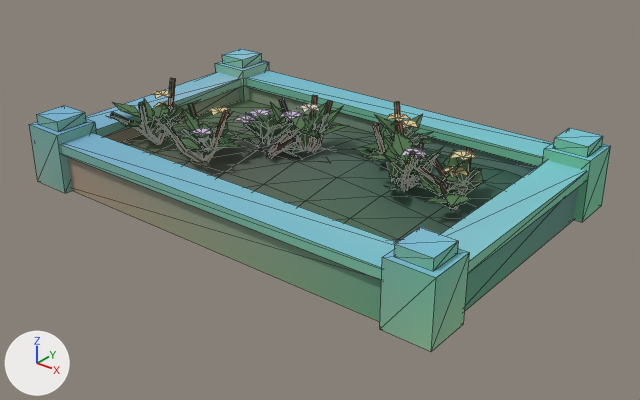
The glTF model assets/kit/garden_bed.glb: old version first, new version second.
Both versions are drawn from a camera (50 mm lens) standing at (2.44, -2.98, 1.83) and looking at (0.09, -0.05, 0.01). The lights are fixed; the arrows at lower left show +X, +Y and +Z. The older version comes first. Mesh edges are drawn as thin lines. Vertices at exactly the same position are counted once.

The scene before the commit, as lines of its bpy script (objects in view):
```python
me_bed_coping = bpy.data.meshes.new('bed_coping')
me_bed_coping.from_pydata(...)  # 88 vertices, 144 faces; spans x -1.14..1.14, y -0.74..0.74, z 0.0..0.35
me_bed_coping.materials.append(mat_m_stone_trim)
me_bed_soil = bpy.data.meshes.new('bed_soil')
me_bed_soil.from_pydata(...)  # 54 vertices, 80 faces; spans x -0.96..0.96, y -0.56..0.56, z 0.11..0.2
me_bed_soil.materials.append(mat_m_wood)
me_growth = bpy.data.meshes.new('growth')
me_growth.from_pydata(...)  # 616 vertices, 336 faces; spans x -1.06..0.9, y -0.47..0.44, z 0.16..0.42
me_growth.materials.append(mat_m_foliage)
me_stem_6_1 = bpy.data.meshes.new('stem_6_1')
me_stem_6_1.from_pydata(...)  # 18 vertices, 32 faces; spans x 0.567..0.77, y 0.015..0.065, z 0.13..0.293
me_stem_6_1.materials.append(mat_m_wood)
me_stem_6_2 = bpy.data.meshes.new('stem_6_2')
me_stem_6_2.from_pydata(...)  # 18 vertices, 32 faces; spans x 0.578..0.771, y 0.016..0.127, z 0.131..0.314
me_stem_6_2.materials.append(mat_m_wood)
ob_bed_coping = bpy.data.objects.new('bed_coping', me_bed_coping)
ob_bed_coping.location = (0.0, 0.0, 0.0)
ob_bed_soil = bpy.data.objects.new('bed_soil', me_bed_soil)
ob_bed_soil.location = (0.0, 0.0, 0.0)
ob_growth = bpy.data.objects.new('growth', me_growth)
ob_growth.location = (0.0, 0.0, 0.0)
ob_stem_6_1 = bpy.data.objects.new('stem_6_1', me_stem_6_1)
ob_stem_6_1.location = (0.0, 0.0, 0.0)
ob_stem_6_2 = bpy.data.objects.new('stem_6_2', me_stem_6_2)
ob_stem_6_2.location = (0.0, 0.0, 0.0)
# also in view: 'bed_curb' at (0.0, 0.0, 0.1)
```
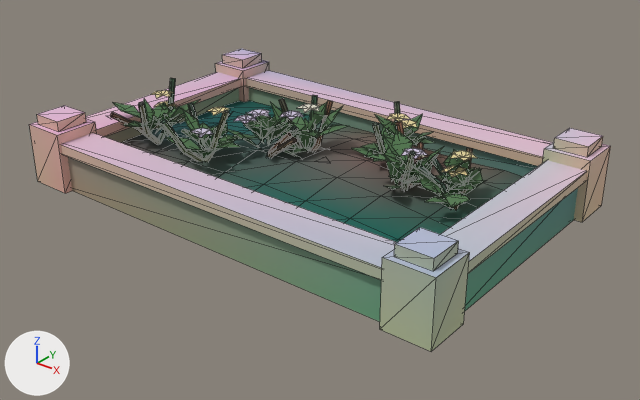
Pixel boxes [x1, y1, x2, y2] of what changed, in the pictures (640 x 400 px):
```json
{"part": 1, "of": "me_bed_coping", "change": "recoloured", "before": [29, 49, 611, 351], "after": [29, 49, 611, 351]}
{"part": 2, "of": "me_bed_soil", "change": "recoloured", "before": [123, 101, 512, 242], "after": [123, 101, 512, 242]}
{"part": 3, "of": "me_bed_soil", "change": "recoloured", "before": [121, 126, 523, 201], "after": [121, 126, 523, 201]}
{"part": 4, "of": "me_stem_6_1", "change": "recoloured", "before": [417, 168, 445, 194], "after": [417, 168, 445, 194]}
{"part": 5, "of": "me_stem_6_1", "change": "recoloured", "before": [419, 165, 444, 185], "after": [419, 165, 444, 185]}
{"part": 6, "of": "me_stem_6_2", "change": "recoloured", "before": [431, 159, 449, 191], "after": [431, 159, 449, 191]}
{"part": 7, "of": "me_stem_6_2", "change": "recoloured", "before": [432, 156, 446, 174], "after": [432, 156, 446, 174]}
```

Scene script edits in JSON lines:
```json
{"block": "me_bed_coping", "where": "me_bed_coping.from_pydata(...)  # 88 vertices, 144 faces; spans x -1.14..1.14, y -0.74..0.74, z 0.0..0.35"}
{"block": "me_bed_coping", "where": "# used by ob_bed_coping; location = (0.0, 0.0, 0.0)"}
{"block": "me_bed_coping", "change": "me_bed_coping part 1: 144 faces centred in x -1.14..1.14, y -0.74..0.74, z 0.0..0.35 are repainted in the vertex colours, in many colours"}
{"block": "me_bed_soil", "where": "me_bed_soil.from_pydata(...)  # 54 vertices, 80 faces; spans x -0.96..0.96, y -0.56..0.56, z 0.11..0.2"}
{"block": "me_bed_soil", "where": "# used by ob_bed_soil; location = (0.0, 0.0, 0.0)"}
{"block": "me_bed_soil", "change": "me_bed_soil part 2: 41 faces centred in x -0.88..0.88, y -0.49..0.49, z 0.11..0.19 are repainted in the vertex colours; the middle colour goes from cyan #a0e7f2 to cyan #00d4f2"}
{"block": "me_bed_soil", "change": "me_bed_soil part 3: 39 faces centred in x -0.88..0.8, y -0.49..0.49, z 0.12..0.2 are repainted in the vertex colours; the middle colour goes from cyan #90e2f7 to blue #a9d4f7"}
{"block": "me_stem_6_1", "where": "me_stem_6_1.from_pydata(...)  # 18 vertices, 32 faces; spans x 0.567..0.77, y 0.015..0.065, z 0.13..0.293"}
{"block": "me_stem_6_1", "where": "# used by ob_stem_6_1; location = (0.0, 0.0, 0.0)"}
{"block": "me_stem_6_1", "change": "me_stem_6_1 part 4: 7 faces centred in x 0.602..0.708, y 0.026..0.057, z 0.196..0.262 are repainted in the vertex colours; the middle colour goes from light grey #c8d7c7 to cyan #86dac7"}
{"block": "me_stem_6_1", "change": "me_stem_6_1 part 5: 4 faces centred in x 0.614..0.651, y 0.034..0.049, z 0.247..0.27 are repainted in the vertex colours; the middle colour goes from pale blue #ced7ee to cyan #86daee"}
{"block": "me_stem_6_2", "where": "me_stem_6_2.from_pydata(...)  # 18 vertices, 32 faces; spans x 0.578..0.771, y 0.016..0.127, z 0.131..0.314"}
{"block": "me_stem_6_2", "where": "# used by ob_stem_6_2; location = (0.0, 0.0, 0.0)"}
{"block": "me_stem_6_2", "change": "me_stem_6_2 part 6: 6 faces centred in x 0.623..0.749, y 0.036..0.094, z 0.169..0.279 are repainted in the vertex colours; the middle colour goes from light grey #d1dcd4 to cyan #86dbd4"}
{"block": "me_stem_6_2", "change": "me_stem_6_2 part 7: 6 faces centred in x 0.583..0.631, y 0.102..0.123, z 0.281..0.31 are repainted in the vertex colours; the middle colour goes from white #dbdcec to cyan #86dcec"}
```
